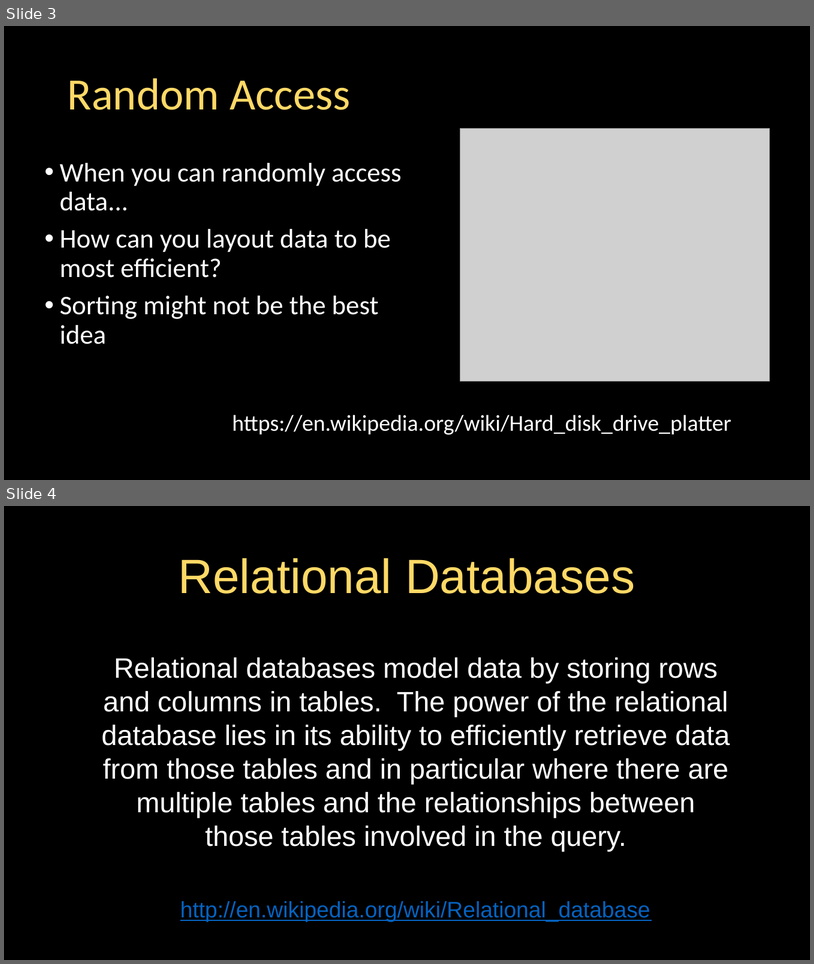
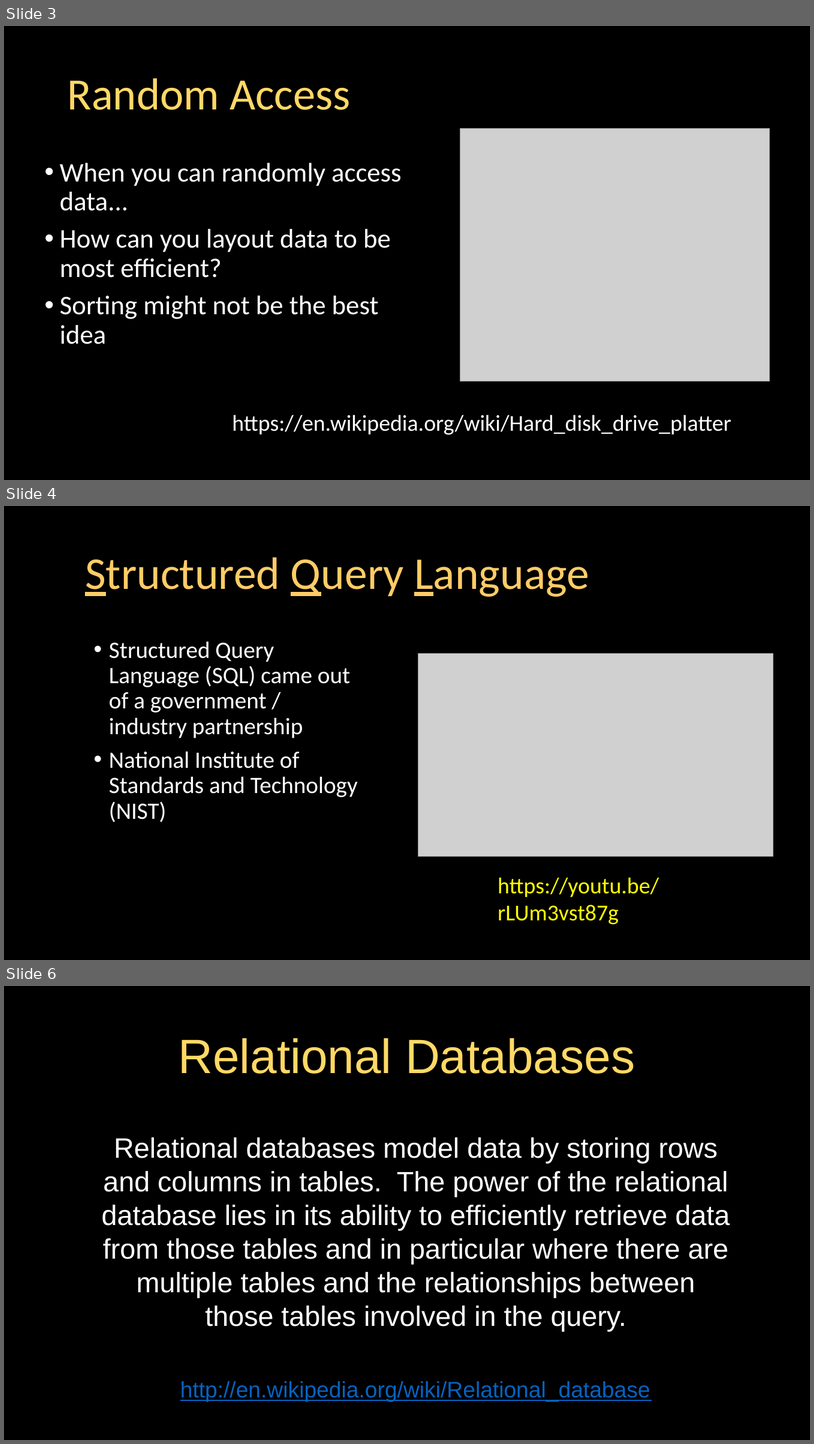
Before and after one commit to csev/dj4e, a slide deck: lectures/SQL-01-Basics.pptx. Shown one above the other, each under a label of ours: slides 3 and 4 before the commit, slides 3, 4 and 6 after it; the slides between them are not shown. The pictures are 814x964 and 814x1444 pixels, drawn with LibreOffice and Linux fonts; fonts in the diff are those of the drawing; grey boxes stand for pictures. Boxes give left, top, right and bottom in pixels: in the first picture for what was removed or moved away, otherwise in the second. Text is boxed around its words. In the diff, an @@ line names an element or a change of style, - is before the commit and + after.

```diff
--- a/lectures/SQL-01-Basics.pptx
+++ b/lectures/SQL-01-Basics.pptx
@@ slide 4 added at (4,506,810,960), background #000000 @@
@@ title added at (85,557,590,597), 54 pt, text #FFCC66 @@
+Structured Query Language
@@ text added at (109,641,358,822), 28 pt, text #FFFFFF @@
+• Structured Query Language (SQL) came out of a government / industry partnership
+• National Institute of Standards and Technology (NIST)
@@ picture added at (419,654,773,856) @@
@@ text added at (498,877,659,924), 27 pt, text #FFFF00 @@
+https://youtu.be/rLUm3vst87g
@@ what was slide 4 is now slide 6 @@
```
Also in this commit, not shown: 1 slide changed, 1 other slide added, 1 other file.
